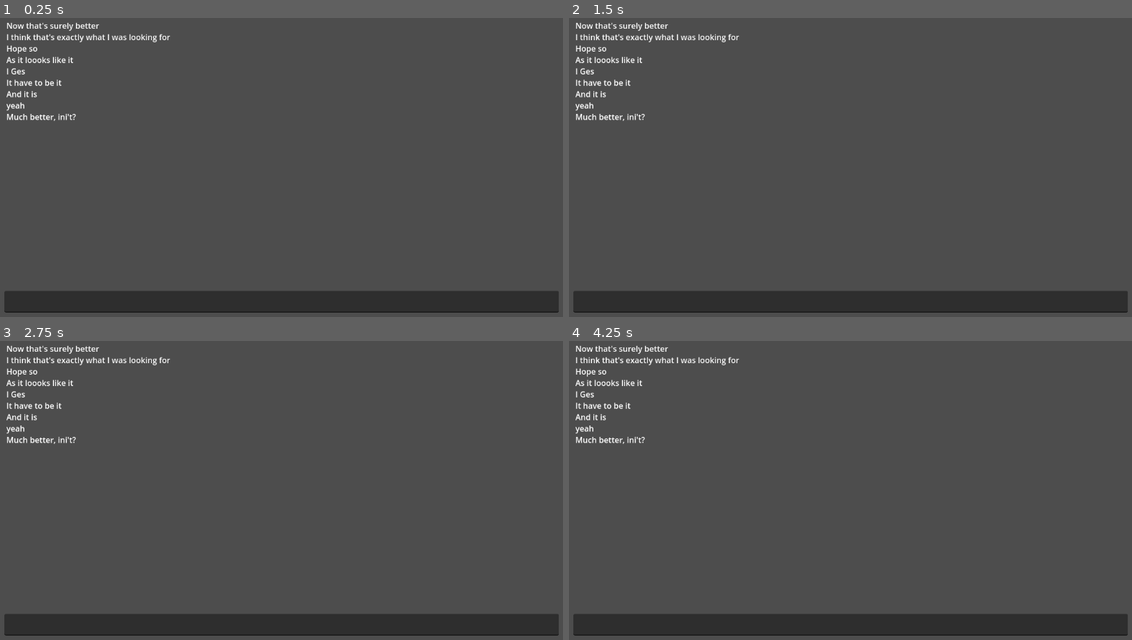
Above: before the commit, frames 1-4 (two rows, left to right).
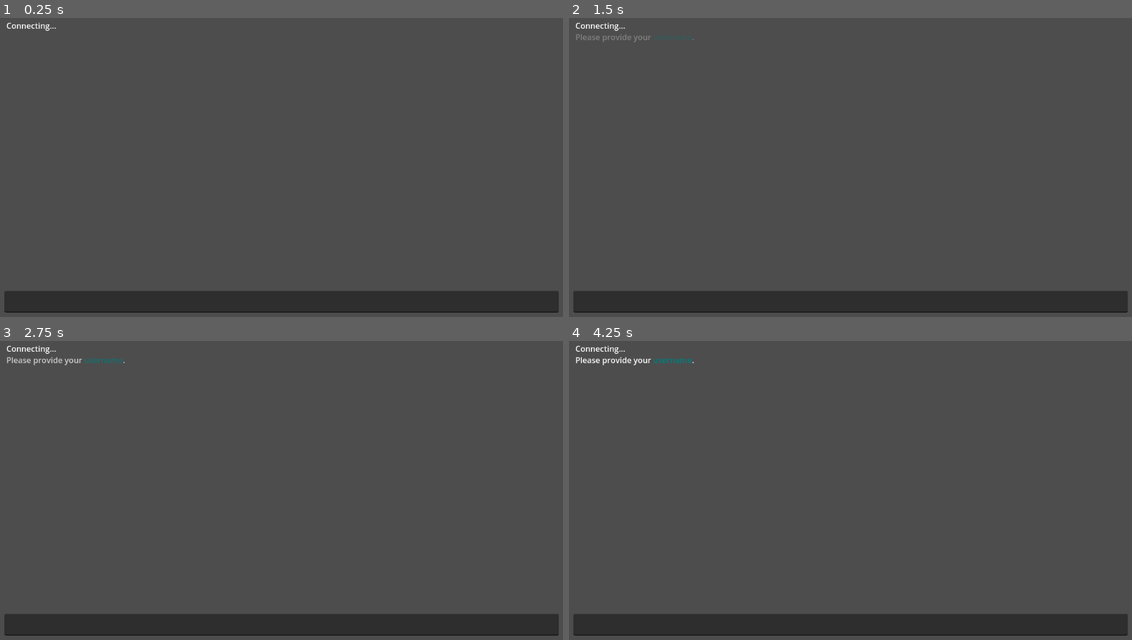
Above: after the commit, the same moments.

Repository: MoonyTheDream/morphoLogic
Game: Godot game, scene res://scenes/prototype.tscn
The game is run twice, just before and just after one commit, with the same random seed, the same clock (stepped at 60 frames per second) and the same inputs.
Inputs:
- Up to frame 1 (0.25 s): no input
- Up to frame 2 (1.5 s): hold Up (key_up, bound only after the commit) 0.53-1.28 s; hold Down (key_down, bound only after the commit) from 1.28 s (still down)
- Up to frame 3 (2.75 s): release Down (key_down, bound only after the commit) at 2.03 s; hold Up (key_up, bound only after the commit) from 2.03 s (still down)
- Up to frame 4 (4.25 s): tap Enter at 3.5 s; release Up (key_up, bound only after the commit) at 3.53 s; hold Down (key_down, bound only after the commit) from 3.53 s (still down)

The runs differ from the first frame. In frame 1, 1.1% of the frame differs, in the area x 1-31%, y 1-35%; in frame 2, 1.1%; in frame 3, 1.1%; in frame 4, 1.1%.
Error after the commit: Invalid access of index '1' on a base object of type: 'Array'. (res://scenes/line_edit.gd:34)

Commit message:
Refactor TCPDialog and line_edit for improved message handling, add username input validation, and enhance localization support

Diff:
--- a/morphoLogicClient/TCPDialog.gd
+++ b/morphoLogicClient/TCPDialog.gd
@@ -1,6 +1,6 @@
 extends Node
 
-var microserver_process_id = null # storing process ID of microserver for cleanup
+# var microserver_process_id = null # storing process ID of microserver for cleanup
 var TCPClient = StreamPeerTCP.new()
 var is_tcp_connected = false
 const SERVER_IP = "127.0.0.1"
@@ -21,7 +21,7 @@
 	script_path += "microserver/microserver.py"
 
 	# Run the script
-	microserver_process_id = OS.create_process(python_executable, [script_path])
+	var microserver_process_id = OS.create_process(python_executable, [script_path])
 	# print(microserver_process_id)
 	if microserver_process_id != -1:
 		print("[GODOT] Python microserver started successfully.")
@@ -29,13 +29,20 @@
 		print("[GODOT] Failed to start Python microserver. :(")
 
 func initialize_connection(username: String) -> void:
+	var txt_f = get_node("%MainTextField")
 	is_tcp_connected = connect_to_microserver()
+	var message = ""
 	if  is_tcp_connected:
-		print("Connected to microserver.")
+		message = "Connected to microserver."
+		print(message)
+
 	else:
-		print("Failed to connect to microserver!")
+		message = "Failed to connect to microserver!"
+		print(message)
 		connect("tree_exiting", _exit_tree())
 		return
+
+	message = txt_f.draw_new_message(message)
 	send_tcp_message(username)
 	var tcp_t = Thread.new()
 	tcp_t.start(continously_receive_messages)
@@ -68,7 +75,7 @@
 	if is_tcp_connected and TCPClient.get_status() == StreamPeerTCP.STATUS_CONNECTED:
 		var data = message.to_utf8_buffer()
 		TCPClient.put_data(data)
-		print(data)
+		# print(data)
 		#TCPClient.put_utf8_string(message)
 	else:
 		print("Not connected. Message \"%s\" has not been sent." % message)
--- a/morphoLogicClient/project.godot
+++ b/morphoLogicClient/project.godot
@@ -19,6 +19,25 @@
 
 TCPDialog="*res://TCPDialog.gd"
 
+[input]
+
+key_up={
+"deadzone": 0.5,
+"events": [Object(InputEventKey,"resource_local_to_scene":false,"resource_name":"","device":0,"window_id":0,"alt_pressed":false,"shift_pressed":false,"ctrl_pressed":false,"meta_pressed":false,"pressed":false,"keycode":0,"physical_keycode":4194320,"key_label":0,"unicode":0,"location":0,"echo":false,"script":null)
+]
+}
+key_down={
+"deadzone": 0.5,
+"events": [Object(InputEventKey,"resource_local_to_scene":false,"resource_name":"","device":0,"window_id":0,"alt_pressed":false,"shift_pressed":false,"ctrl_pressed":false,"meta_pressed":false,"pressed":false,"keycode":0,"physical_keycode":4194322,"key_label":0,"unicode":0,"location":0,"echo":false,"script":null)
+]
+}
+
+[internationalization]
+
+locale/translations=PackedStringArray("res://locale/pl/pl_PL.mo")
+locale/translations_pot_files=PackedStringArray("res://scenes/line_edit.gd", "res://scenes/rich_text_label.gd")
+locale/test="pl"
+
 [rendering]
 
 renderer/rendering_method="gl_compatibility"
--- a/morphoLogicClient/scenes/line_edit.gd
+++ b/morphoLogicClient/scenes/line_edit.gd
@@ -1,14 +1,76 @@
 extends LineEdit
 
+var inputList = []
+@export var inputListNumber = 25
+var cursor = 0
 
 # Called when the node enters the scene tree for the first time.
 func _ready() -> void:
+	inputList.append("placeholder") # occupying the 0 position - will be needed later
+	self.text_submitted.connect(_inputConfiguration)
+	await get_tree().create_timer(0.30).timeout
+	await self.request_username()
 	self.text_submitted.connect(_send_to_tcp)
+
+func _inputConfiguration(message: String):
+	var buffor = message
+	self.select_all()
+	if inputList.size() < inputListNumber:
+		inputList.append(buffor)
+	else:
+		inputList = inputList.pop_front()
+		inputList.append(buffor)
+
+func _up():
+	# if self.inputList[0] == self.text:
+
+	self.inputList[0] = self.text
+	self.cursor = 25 % self.inputList.size()
+	self.text = self.inputList[self.cursor]
+
+func _down():
+	self.inputList[0] = self.text
+	self.cursor += 1
+	self.text = self.inputList[self.cursor]
+
+func _esc():
+	if self.text != self.inputList[0]:
+		self.text = self.inputList[0]
+	else:
+		self.text = ""
+	self.cursor = 0
+
+
+
+
+func request_username():
+	var answer = ""
+	var txt_f = get_node("%MainTextField")
+	var entry_message = tr("Please provide your [color=teal]username[/color].\n")
+	entry_message = "[pulse freq=1.0 color=#ffffff40 ease=-2.0]" + entry_message + "[/pulse]"
+
+	txt_f.draw_new_message(entry_message)
+
+	while true:
+		answer = await self.text_submitted
+		if answer == "":
+			txt_f.draw_new_message(entry_message)
+			continue
+		else:
+			answer = answer.strip_edges()
+			if " " in answer:
+				txt_f.draw_new_message(tr("Please don't use any spaces in your username.\n"))
+				continue
+			txt_f.draw_new_message(tr("Welcome, [color=teal]{username}[/color]! Let me see if you are on the invite guest.\n").format({username = answer}))
+			break
 
 
 # Called every frame. 'delta' is the elapsed time since the previous frame.
 func _process(delta: float) -> void:
-	pass
+	if Input.is_action_pressed("key_up"):
+		_up()
+	if Input.is_action_just_pressed("key_down"):
+		_down()
 
 func _send_to_tcp(text: String) -> void:
 	text.strip_edges()
--- a/morphoLogicClient/scenes/prototype.tscn
+++ b/morphoLogicClient/scenes/prototype.tscn
@@ -3,40 +3,32 @@
 [ext_resource type="Script" path="res://scenes/rich_text_label.gd" id="1_c838k"]
 [ext_resource type="Script" path="res://scenes/line_edit.gd" id="2_bj4i0"]
 
-[node name="Node2D" type="Node2D"]
+[node name="BasicView" type="Node2D"]
 
 [node name="Camera2D" type="Camera2D" parent="."]
 anchor_mode = 0
 
-[node name="Control" type="Control" parent="."]
+[node name="MainTextControls" type="Control" parent="."]
 layout_mode = 3
 anchors_preset = 0
 offset_right = 40.0
 offset_bottom = 40.0
 
-[node name="RichTextLabel" type="RichTextLabel" parent="Control"]
+[node name="MainTextField" type="RichTextLabel" parent="MainTextControls"]
+unique_name_in_owner = true
 layout_mode = 0
 offset_left = 23.0
 offset_top = 21.0
 offset_right = 1135.0
 offset_bottom = 549.0
 focus_mode = 2
-text = "Now that's surely better
-I think that's exactly what I was looking for
-Hope so
-As it loooks like it
-I Ges
-It have to be it
-And it is
-yeah
-Much better, ini't?
-
-"
+bbcode_enabled = true
 scroll_following = true
 selection_enabled = true
 script = ExtResource("1_c838k")
 
-[node name="LineEdit" type="LineEdit" parent="Control"]
+[node name="InputField" type="LineEdit" parent="MainTextControls"]
+unique_name_in_owner = true
 layout_mode = 0
 offset_left = 19.0
 offset_top = 568.0
--- a/morphoLogicClient/scenes/rich_text_label.gd
+++ b/morphoLogicClient/scenes/rich_text_label.gd
@@ -2,7 +2,8 @@
 
 # Called when the node enters the scene tree for the first time.
 func _ready() -> void:
-	TCPDialog.new_data_arrived.connect(_draw_new_message_from_server)
+	TCPDialog.new_data_arrived.connect(draw_new_message)
+	self.append_text(tr("Connecting...\n"))
 
 
 # Called every frame. 'delta' is the elapsed time since the previous frame.
@@ -10,5 +11,5 @@
 	#connect("TCPClient.new_data_arrived", _draw_new_message_from_server)
 	pass
 
-func _draw_new_message_from_server(text: String) -> void:
+func draw_new_message(text: String) -> void:
 	self.append_text(text)
Not shown, added: morphoLogicClient/locale/en.pot
Not shown, added: morphoLogicClient/locale/en/en.po
Not shown, added: morphoLogicClient/locale/pl/pl_PL.po
Not shown, changed: .gitignore
